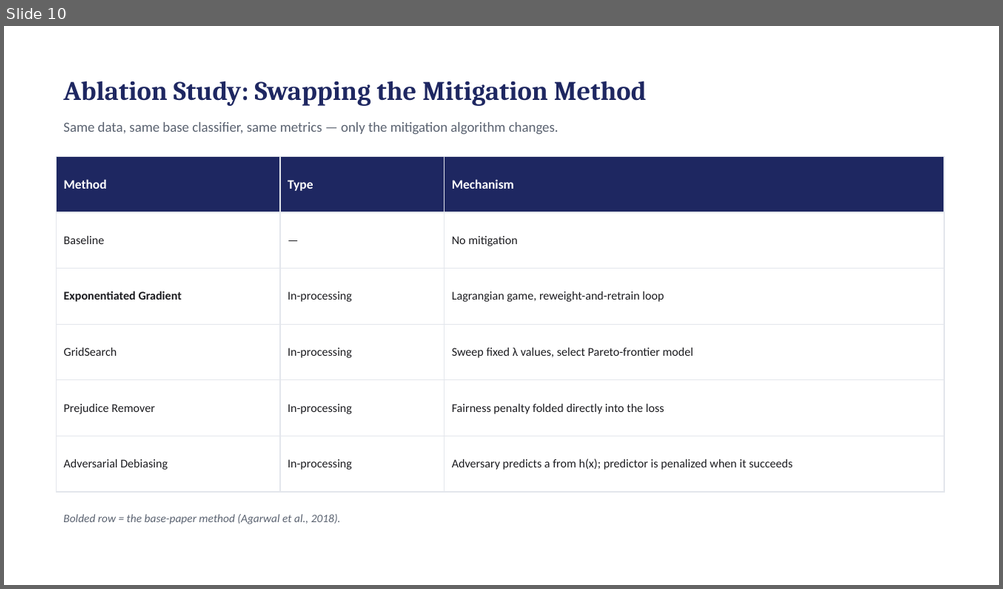
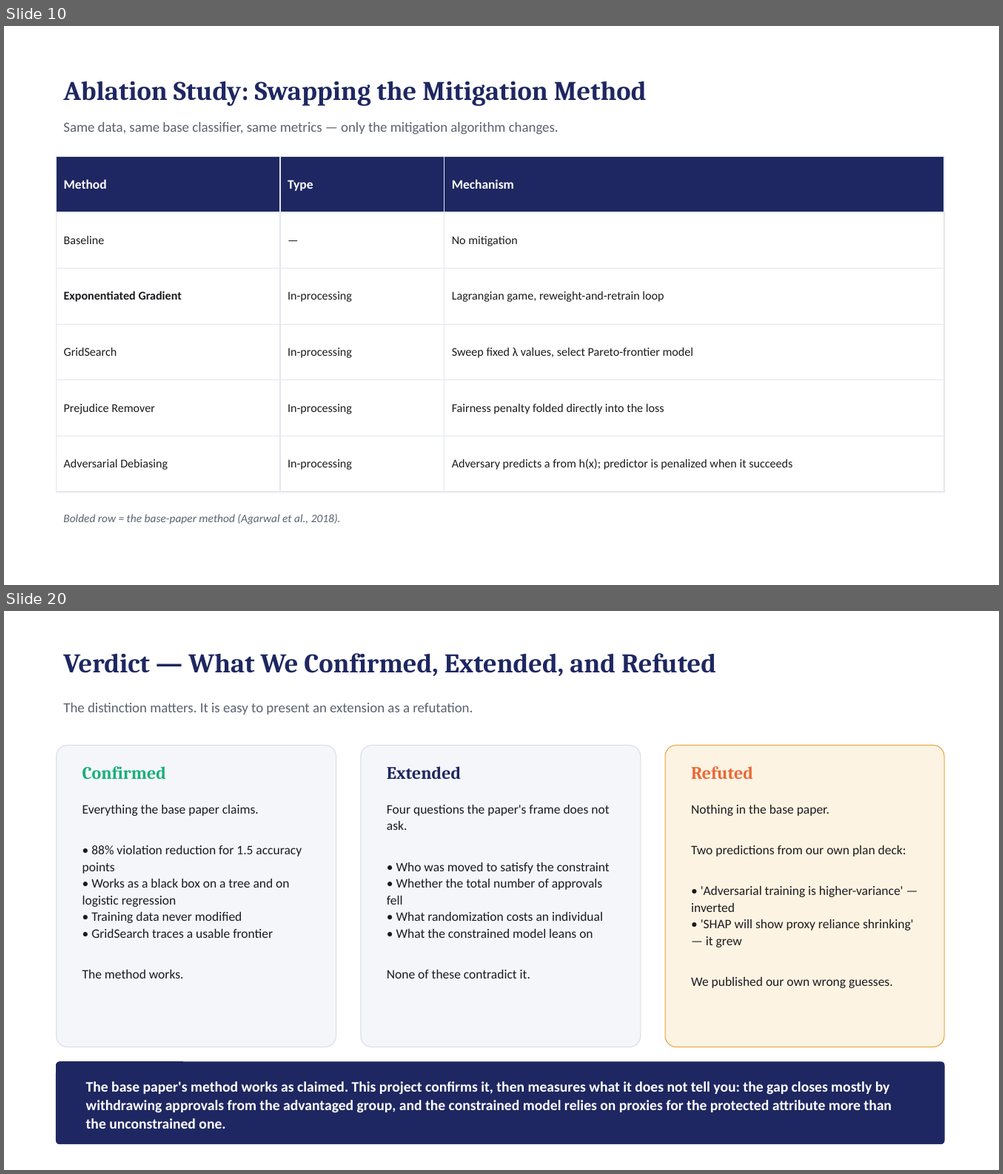
Before and after one commit to Dheirav/who-pays-for-fairness, a slide deck: bias_mitigation_plan.pptx. Shown one above the other, each under a label of ours: slide 10 before the commit, slides 10 and 20 after it; the slides between them are not shown. The pictures are 1003x589 and 1003x1174 pixels, drawn with LibreOffice and Linux fonts; fonts in the diff are those of the drawing. Boxes give left, top, right and bottom in pixels: in the first picture for what was removed or moved away, otherwise in the second. Text is boxed around its words. In the diff, an @@ line names an element or a change of style, - is before the commit and + after.

```diff
--- a/bias_mitigation_plan.pptx
+++ b/bias_mitigation_plan.pptx
@@ slide 20 added at box(4, 611, 999, 1170), background #FFFFFF @@
@@ text added at box(63, 653, 716, 676), 26 pt, text #1E2761, bold @@
+Verdict — What We Confirmed, Extended, and Refuted
@@ text added at box(63, 703, 472, 715), 13.5 pt, text #5A6270 @@
+The distinction matters. It is easy to present an extension as a refutation.
@@ rounded rectangle added at box(57, 745, 336, 1048), fill #F4F6FA, outline #D8DDE8 0.75 pt @@
@@ rounded rectangle added at box(361, 745, 640, 1048), fill #F4F6FA, outline #D8DDE8 0.75 pt @@
@@ rounded rectangle added at box(665, 745, 944, 1048), fill #FDF3E2, outline #E8A33D 0.75 pt @@
@@ text added at box(82, 766, 166, 780), 17 pt, text #1BAF7A, bold @@
+Confirmed
@@ text added at box(387, 766, 461, 779), 17 pt, text #1E2761, bold @@
+Extended
@@ text added at box(691, 766, 753, 779), 17 pt, text #EB6834, bold @@
+Refuted
@@ text added at box(82, 805, 301, 979), 12.5 pt, text #1B1B1F @@
+Everything the base paper claims.
+• 88% violation reduction for 1.5 accuracy points
+• Works as a black box on a tree and on logistic regression
+• Training data never modified
+• GridSearch traces a usable frontier
+The method works.
@@ text added at box(387, 805, 609, 979), 12.5 pt, text #1B1B1F @@
+Four questions the paper's frame does not ask.
+• Who was moved to satisfy the constraint
+• Whether the total number of approvals fell
+• What randomization costs an individual
+• What the constrained model leans on
+None of these contradict it.
@@ text added at box(691, 805, 913, 988), 12.5 pt, text #1B1B1F @@
+Nothing in the base paper.
+Two predictions from our own plan deck:
+• 'Adversarial training is higher-variance' — inverted
+• 'SHAP will show proxy reliance shrinking' — it grew
+We published our own wrong guesses.
@@ rounded rectangle added at box(57, 1062, 944, 1145), fill #1E2761, outline #1E2761 0.75 pt @@
@@ text added at box(86, 1082, 891, 1129), 14 pt, text #FFFFFF, bold @@
+The base paper's method works as claimed. This project confirms it, then measures what it does not tell you: the gap closes mostly by withdrawing approvals from the advantaged group, and the constrained model relies on proxies for the protected attribute more than the unconstrained one.
```
Also in this commit, not shown: 4 slides changed, 7 other slides added, 26 other files.
